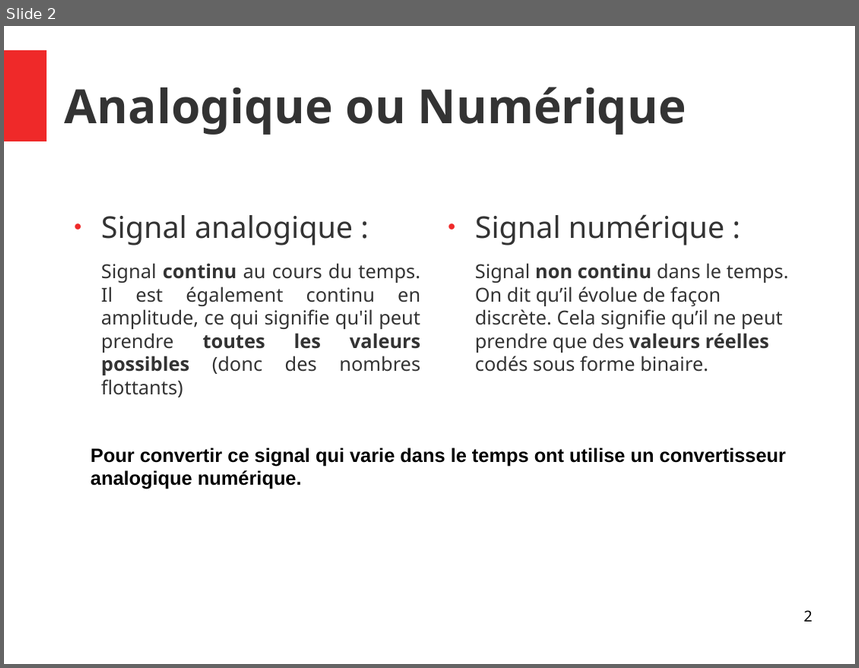
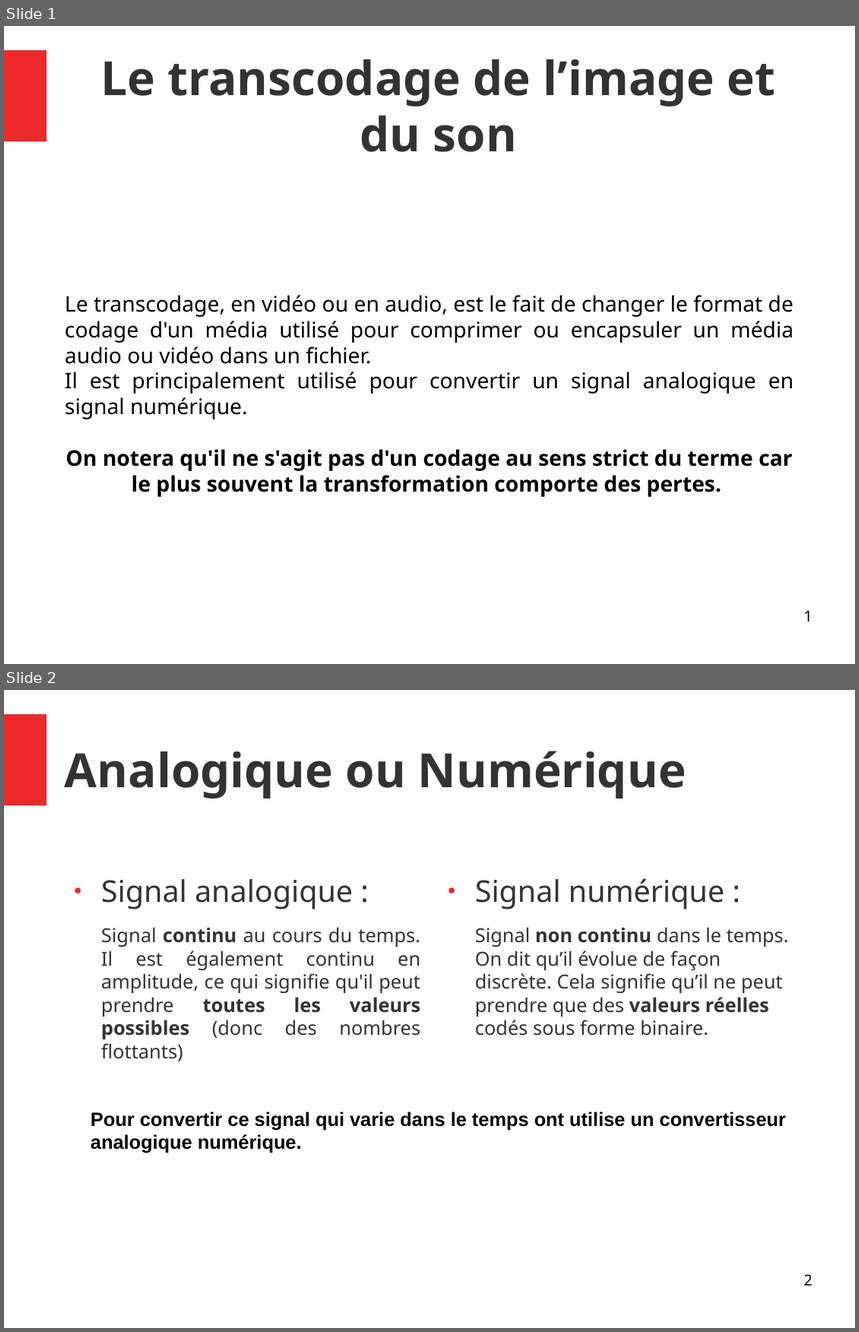
Before and after one commit to JenniferMiral/Compression-ZIP, a slide deck: Images&Sons.odp. Shown one above the other, each under a label of ours: slide 2 before the commit, slides 1 and 2 after it. The pictures are 859x668 and 859x1332 pixels, drawn with LibreOffice and Linux fonts; fonts in the diff are those of the drawing. Boxes give left, top, right and bottom in pixels: in the first picture for what was removed or moved away, otherwise in the second. Text is boxed around its words. In the diff, an @@ line names an element or a change of style, - is before the commit and + after.

```diff
--- a/Images&Sons.odp
+++ b/Images&Sons.odp
@@ slide 1 added at (4, 26, 855, 664), background #FFFFFF; not listed: 1 template element that a slide beside it also shows @@
@@ title added at (101, 59, 776, 152), 44 pt, text #333333, bold @@
+Le transcodage de l’image et du son
@@ subtitle added at (65, 295, 794, 497), 20 pt, text #000000 @@
+Le transcodage, en vidéo ou en audio, est le fait de changer le format de codage d'un média utilisé pour comprimer ou encapsuler un média audio ou vidéo dans un fichier.
+Il est principalement utilisé pour convertir un signal analogique en signal numérique.
+On notera qu'il ne s'agit pas d'un codage au sens strict du terme car le plus souvent la transformation comporte des pertes.
@@ page number added at (804, 611, 813, 622), 14 pt, text #000000 @@
+1
```
Also in this commit, not shown: 2 other slides added, 1 slide removed.
